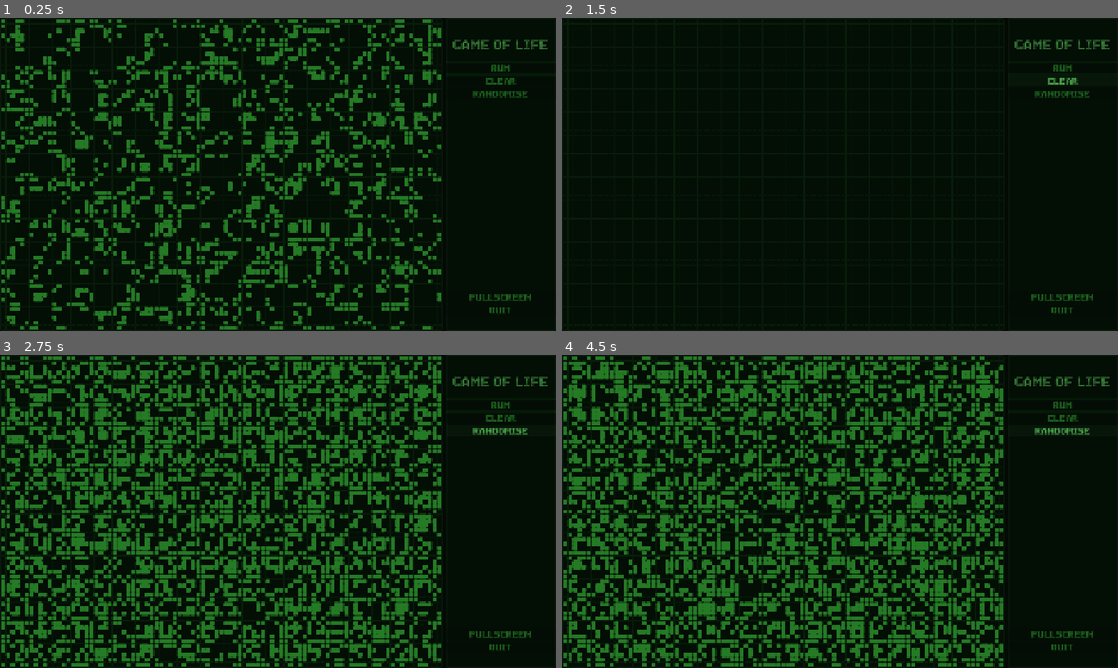
Above: before the commit, frames 1-4 (two rows, left to right).
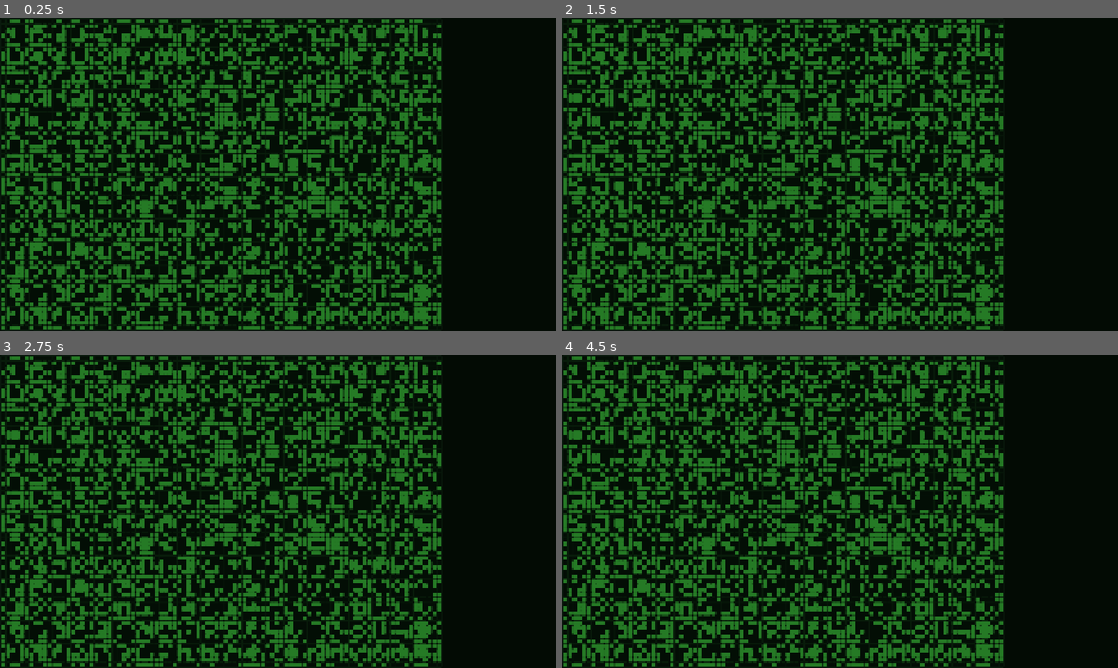
Above: after the commit, the same moments.

Repository: MrKligson/game-of-life
Game: Godot game, scene res://game_of_life.tscn
Same seed, same stepped clock (60 frames per second), same inputs: the game is played once before the commit and once after it.
Inputs (mouse positions are in pixels of both pictures, inside the frame that each line leads up to):
- Up to frame 1 (0.25 s): no input
- Up to frame 2 (1.5 s): click (1062, 68) at 0.5 s, where only the run before the commit has a clickable "RUN"; click (1062, 80) at 1.25 s, where only the run before the commit has a clickable "CLEAR"
- Up to frame 3 (2.75 s): click (500, 430) at 2 s, where only the run before the commit has a clickable "RANDOMISE"
- Up to frame 4 (4.5 s): click (1062, 405) at 2.75 s, where only the run before the commit has a clickable "RUN"; click (1062, 417) at 3.5 s, where only the run before the commit has a clickable "CLEAR"; click (1062, 430) at 4.25 s, where only the run before the commit has a clickable "RANDOMISE"

The runs differ from the first frame. In frame 1, 37% of the frame differs, in the area x 0-99%, y 0-100%; in frame 2, 35%; in frame 3, 35%; in frame 4, 36%.

Commit message:
prefixed button state filenames with "button_"

Diff:
--- a/ui/button_shortcuts/RunEditToggle.tres
+++ /dev/null
@@ -1,13 +0,0 @@
-[gd_resource type="Shortcut" format=3 uid="uid://c0j0boa2yiumk"]
-
-[sub_resource type="InputEventAction" id="InputEventAction_vw87c"]
-action = &"toggle_edit_mode"
-pressed = true
-event_index = 0
-
-[sub_resource type="InputEventAction" id="InputEventAction_wd0ol"]
-pressed = true
-event_index = 1
-
-[resource]
-events = [SubResource("InputEventAction_vw87c"), SubResource("InputEventAction_wd0ol")]
--- a/ui/side_menu.tscn
+++ b/ui/side_menu.tscn
@@ -1,14 +1,13 @@
 [gd_scene format=3 uid="uid://rqgaa6q8ldhh"]
 
 [ext_resource type="FontFile" uid="uid://dvl5u7wla8hww" path="res://ui/font/InterDisplay-Medium.ttf" id="1_nb4k0"]
-[ext_resource type="StyleBox" uid="uid://cp38lwehbyv2m" path="res://ui/button_states/disabled.tres" id="2_fhspm"]
+[ext_resource type="StyleBox" uid="uid://cp38lwehbyv2m" path="res://ui/button_states/button_disabled.tres" id="2_fhspm"]
 [ext_resource type="FontFile" uid="uid://d5sd2fkkp7rx" path="res://ui/font/Matrix Complex NC.ttf" id="2_u7hwa"]
 [ext_resource type="StyleBox" uid="uid://44pcxk003itw" path="res://ui/background.tres" id="3_8t5rf"]
-[ext_resource type="StyleBox" uid="uid://btd617pdtu783" path="res://ui/button_states/hoverd.tres" id="3_w0t27"]
-[ext_resource type="StyleBox" uid="uid://64atcowy1r5l" path="res://ui/button_states/normal.tres" id="4_vw87c"]
-[ext_resource type="StyleBox" uid="uid://ctyu8csp12n8a" path="res://ui/tooltips/tooltip_panel.tres" id="4_w0t27"]
-[ext_resource type="StyleBox" uid="uid://cm6w0oi7gdx8n" path="res://ui/button_states/pressed.tres" id="5_wd0ol"]
-[ext_resource type="Shortcut" uid="uid://c0j0boa2yiumk" path="res://ui/button_shortcuts/RunEditToggle.tres" id="8_w0t27"]
+[ext_resource type="StyleBox" uid="uid://btd617pdtu783" path="res://ui/button_states/button_hoverd.tres" id="3_w0t27"]
+[ext_resource type="StyleBox" uid="uid://64atcowy1r5l" path="res://ui/button_states/button_normal.tres" id="4_vw87c"]
+[ext_resource type="StyleBox" uid="uid://cm6w0oi7gdx8n" path="res://ui/button_states/button_pressed.tres" id="5_wd0ol"]
+[ext_resource type="StyleBox" uid="uid://dr50ho5f6am80" path="res://ui/label_margins.tres" id="6_wd0ol"]
 [ext_resource type="Script" uid="uid://bwi8dlprkw73p" path="res://ui/side_menu.gd" id="9_wd0ol"]
 
 [sub_resource type="Theme" id="Theme_ofb81"]
Renamed: ui/button_states/disabled.tres -> ui/button_states/button_disabled.tres
Renamed: ui/button_states/hoverd.tres -> ui/button_states/button_hoverd.tres
Renamed: ui/button_states/normal.tres -> ui/button_states/button_normal.tres
Renamed: ui/button_states/pressed.tres -> ui/button_states/button_pressed.tres
